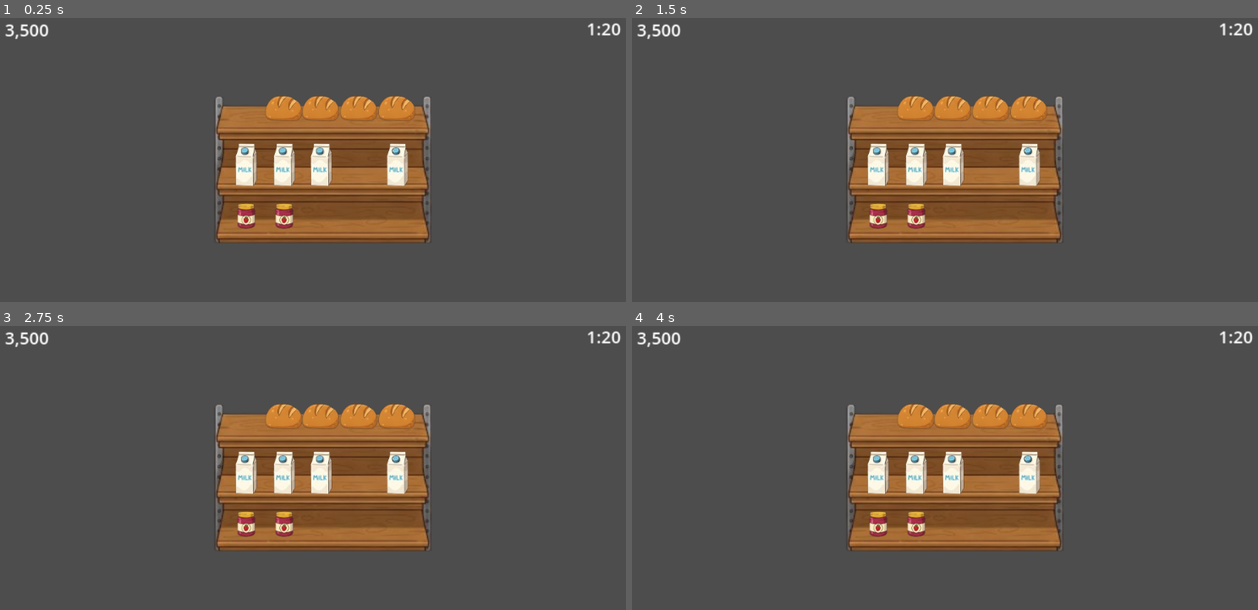
Above: before the commit, frames 1-4 (two rows, left to right).
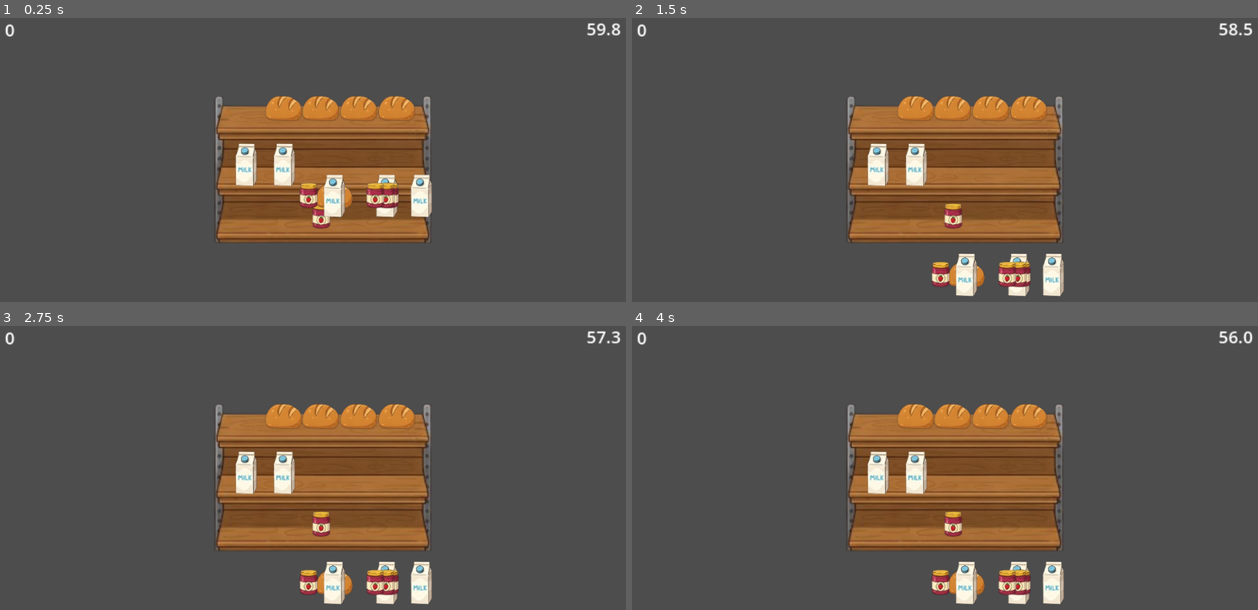
Above: after the commit, the same moments.

Repository: rockgem/dave-man-grocery-game
Game: Godot game, scene res://scenes/Main.tscn
The game is run twice, just before and just after one commit, with the same random seed, the same clock (stepped at 60 frames per second) and the same inputs.
Inputs:
- Up to frame 1 (0.25 s): no input
- Up to frame 2 (1.5 s): tap Enter at 1.25 s
- Up to frame 3 (2.75 s): tap Space at 2 s
- Up to frame 4 (4 s): no input

The runs differ from the first frame. In frame 1, 3.7% of the frame differs, in the area x 0-100%, y 1-75%; in frame 2, 3.9%; in frame 3, 3.9%, in the area x 0-100%, y 1-98%; in frame 4, 3.9%.
Error before the commit: Parse Error: Expected expression after "%" operator. (res://scenes/Ui.gd:8)

Commit message:
draggable item

Diff:
--- /dev/null
+++ b/actors/DraggableItem.gd
@@ -0,0 +1,13 @@
+extends RigidBody2D
+
+
+
+var item_type: int
+
+
+func _ready() -> void:
+	match item_type:
+		0: $Sprite2D.texture = load('res://reso/items/milk.tres')
+		1: $Sprite2D.texture = load('res://reso/items/bread.tres')
+		2: $Sprite2D.texture = load('res://reso/items/strawberry.tres')
+		3: $Sprite2D.texture = load('res://reso/items/sugar.tres')
--- /dev/null
+++ b/actors/DraggableItem.tscn
@@ -0,0 +1,18 @@
+[gd_scene load_steps=4 format=3 uid="uid://bi3robgqdclie"]
+
+[ext_resource type="Texture2D" uid="uid://bnx5vvlpiit7s" path="res://reso/items/bread.tres" id="1_blmcr"]
+[ext_resource type="Script" uid="uid://b5lm5kc8sqpc6" path="res://actors/DraggableItem.gd" id="1_na0ap"]
+
+[sub_resource type="RectangleShape2D" id="RectangleShape2D_blmcr"]
+
+[node name="DraggableItem" type="RigidBody2D"]
+collision_layer = 4
+collision_mask = 3
+script = ExtResource("1_na0ap")
+
+[node name="Sprite2D" type="Sprite2D" parent="."]
+scale = Vector2(0.485, 0.485)
+texture = ExtResource("1_blmcr")
+
+[node name="CollisionShape2D" type="CollisionShape2D" parent="."]
+shape = SubResource("RectangleShape2D_blmcr")
--- a/actors/Shelf.gd
+++ b/actors/Shelf.gd
@@ -2,6 +2,8 @@
 
 
 func _ready() -> void:
+	await get_tree().process_frame
+
 	generate_level()
 
 
@@ -11,8 +13,18 @@
 
 	for i in 3:
 		var rand_amount = randi_range(1, 5)
+		var left = 5 - rand_amount
 		var slots_in_row = $Slots.get_child(i).get_children()
 		slots_in_row.shuffle()
 
 		for j in rand_amount:
 			slots_in_row[j].put_item(values[i])
+
+		for r in left:
+			var rand_x = randf_range(-100, 100)
+			var p = Vector2(global_position.x + rand_x, global_position.y)
+
+			var item = load('res://actors/DraggableItem.tscn').instantiate()
+			item.item_type = values[i]
+
+			ManagerGame.global_main_ref.spawn_obj(item, p)
--- a/actors/Slot.tscn
+++ b/actors/Slot.tscn
@@ -7,6 +7,8 @@
 size = Vector2(32, 36)
 
 [node name="Slot" type="Area2D"]
+collision_layer = 2
+collision_mask = 4
 script = ExtResource("1_hn5tt")
 
 [node name="Sprite2D" type="Sprite2D" parent="."]
--- a/project.godot
+++ b/project.godot
@@ -31,3 +31,9 @@
 
 naming/scene_name_casing=1
 naming/script_name_casing=1
+
+[layer_names]
+
+2d_physics/layer_1="World"
+2d_physics/layer_2="SlotArea"
+2d_physics/layer_3="DraggableItemArea"
--- a/scenes/Main.gd
+++ b/scenes/Main.gd
@@ -7,3 +7,9 @@
 
 func _ready() -> void:
 	ManagerGame.global_main_ref = self
+
+
+func spawn_obj(instance, g_pos):
+	instance.global_position = g_pos
+
+	add_child(instance)
--- a/scenes/Main.tscn
+++ b/scenes/Main.tscn
@@ -1,8 +1,11 @@
-[gd_scene load_steps=4 format=3 uid="uid://vl3x5a00bvmt"]
+[gd_scene load_steps=5 format=3 uid="uid://vl3x5a00bvmt"]
 
 [ext_resource type="Script" uid="uid://2b3ukqjf16u0" path="res://scenes/Main.gd" id="1_elqb8"]
 [ext_resource type="PackedScene" uid="uid://dxi0hlu78sx6o" path="res://scenes/Ui.tscn" id="2_0bbpv"]
 [ext_resource type="PackedScene" uid="uid://yhec1d4rpxc8" path="res://actors/Shelf.tscn" id="2_rvslj"]
+
+[sub_resource type="RectangleShape2D" id="RectangleShape2D_0bbpv"]
+size = Vector2(762, 20)
 
 [node name="Main" type="Node2D"]
 script = ExtResource("1_elqb8")
@@ -12,3 +15,9 @@
 
 [node name="Shelf" parent="." instance=ExtResource("2_rvslj")]
 position = Vector2(327, 159)
+
+[node name="StaticBody2D" type="StaticBody2D" parent="."]
+position = Vector2(325, 278)
+
+[node name="CollisionShape2D" type="CollisionShape2D" parent="StaticBody2D"]
+shape = SubResource("RectangleShape2D_0bbpv")
--- a/scenes/Ui.gd
+++ b/scenes/Ui.gd
@@ -5,7 +5,7 @@
 
 func _physics_process(delta: float) -> void:
 	$Time.text = '%0.1f' % $LevelTimer.time_left
-	$Score.text = '%s' %
+	$Score.text = '%s' % ManagerGame.global_main_ref.score
 
 
 func _on_level_timer_timeout() -> void:
Not shown, added: actors/DraggableItem.gd.uid
